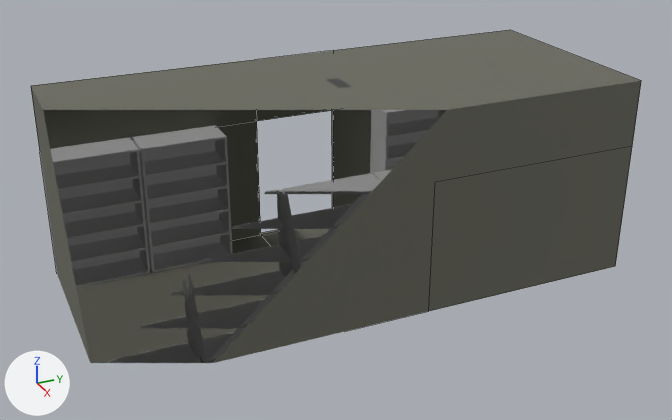
What one commit did to the FBX model Assets/Prefabs/Rooms/CardRoom.fbx.
One viewpoint serves both versions: a 50 mm lens placed at (34.9, -15.8, 20.6), pointed at (0.4, -0.3, 3.3). Lighting does not change. The marker at lower left points along +X, +Y and +Z. The first picture is the older version. Mesh edges are drawn as thin lines on the coarser meshes. Everything nearer to the camera than a plane just in front of the edit is cut away. Where no turn or scale is listed for an object, it has been applied to the vertices.

Script lines for the objects in view, before the commit:
```python
me_cube_1690 = bpy.data.meshes.new('Cube.1690')
me_cube_1690.from_pydata(...)  # 288 vertices, 284 faces; spans x -0.87..0.81, y -3.95..3.95, z -3.05..3.05
me_cube_1690.materials.append(mat_grey)  # grey #bcbcbc
me_cube_1692 = bpy.data.meshes.new('Cube.1692')
me_cube_1692.from_pydata(...)  # 28 vertices, 25 faces; spans x -0.2..10.0, y -8.7..15.3, z -3.5..5.5
me_cube_1692.materials.append(mat_cr_concretewall)  # dark grey #69695e
me_cube_774 = bpy.data.meshes.new('Cube.774')
me_cube_774.from_pydata(...)  # 288 vertices, 284 faces; spans x -0.87..0.81, y -3.95..3.95, z -3.05..3.05
me_cube_774.materials.append(mat_grey)  # grey #bcbcbc
ob_cardroom = bpy.data.objects.new('CardRoom', me_cube_1692)
ob_cardroom.location = (-4.97, -3.29, 3.5)
ob_f1__rack1_2 = bpy.data.objects.new('F1_ Rack1-2', me_cube_1690)
ob_f1__rack1_2.location = (4.17, -8.0, 3.05)
ob_f1__rack1_5 = bpy.data.objects.new('F1_ Rack1-5', me_cube_774)
ob_f1__rack1_5.location = (4.17, 0.0, 3.05)
# also in view: 'F1_ Rack1-3' at (-4.1, 8.0, 3.0); 'F1_ Rack1-1' at (-4.1, -8.0, 3.0)
```
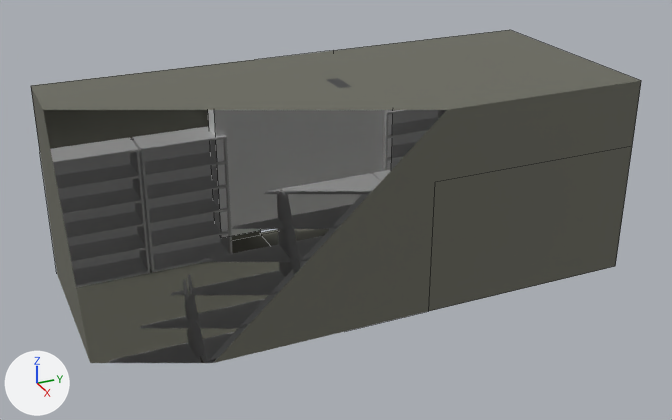
Changed parts and their boxes [x1, y1, x2, y2] in the pictures (672 x 420 px):
'F1_CR_Trigger1-1', added: after [208, 110, 393, 238]

What the commit changed:
Mesh me_cube_3202 is new.
It is a box spanning x -0.5..0.5, y -4.5..4.5, z -8.0..-1.0.
Object 'F1_CR_Trigger1-1' (ob_f1_cr_trigger1_1) is new; it shows me_cube_3202.
Its location is (-4.0, 0.0, 9.0).
